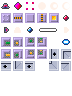
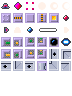
Two versions of the same layered image (72x96). Layer-by-layer changes:
painted on "Layer #1" over box(37, 37, 71, 71)
